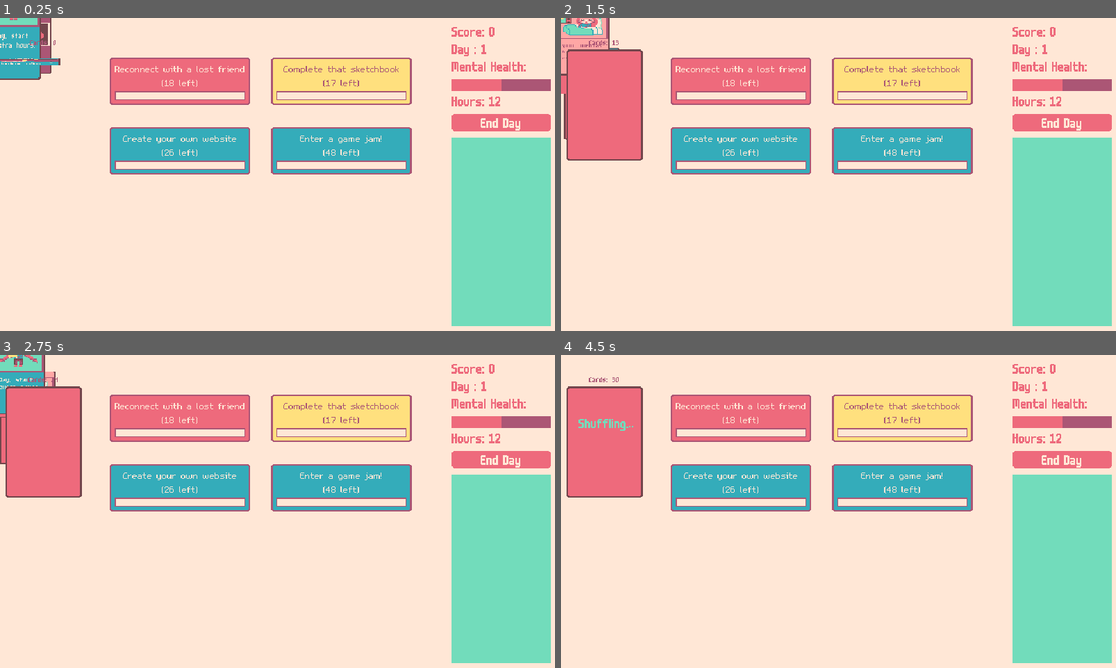
Above: before the commit, frames 1-4 (two rows, left to right).
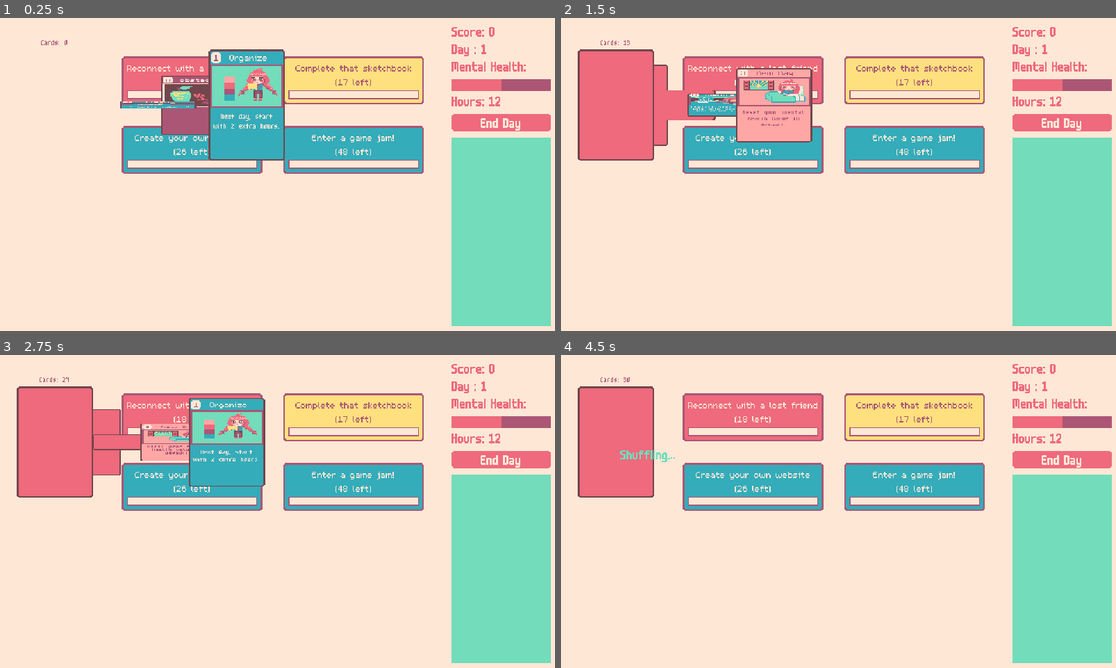
Above: after the commit, the same moments.

Repository: robert-brosh23/DeckbuilderGame
Game: Godot game, scene res://main.tscn
Same seed, same stepped clock (60 frames per second), same inputs: the game is played once before the commit and once after it.
Inputs (mouse positions are in pixels of both pictures, inside the frame that each line leads up to):
- Up to frame 1 (0.25 s): no input
- Up to frame 2 (1.5 s): click "End Day" at 0.5 s; click "End Day" at 1.25 s
- Up to frame 3 (2.75 s): click "End Day" at 2 s
- Up to frame 4 (4.5 s): move the mouse to (960, 495) at 2.77 s; click (960, 495) at 2.85 s; move the mouse to (727, 527) at 3.52 s; click (727, 527) at 3.6 s; tap Enter at 4.25 s; move the mouse to (894, 442) at 4.27 s; tap E (discard_card_from_deck) at 4.35 s

The runs differ from the first frame. In frame 1, 11% of the frame differs, in the area x 0-77%, y 0-50%; in frame 2, 13%; in frame 3, 13%; in frame 4, 8.0%.

Commit message:
card rewards

Diff:
--- a/card/card.gd
+++ b/card/card.gd
@@ -33,7 +33,7 @@
 var state: states = states.NOT_IN_HAND
 var promise_queue: PromiseQueue
 
-enum states {READY, NOT_IN_HAND, HOVERING, DRAGGING, PLAYING, RETURNING}
+enum states {READY, NOT_IN_HAND, HOVERING, DRAGGING, PLAYING, RETURNING, PREVIEW_PICKING}
 
 ## Creates a new card, given the card_data
 static func create_card(card_data: CardData) -> Card:
--- a/card/card_data/cards/lock_in.tres
+++ /dev/null
@@ -1,12 +0,0 @@
-[gd_resource type="Resource" script_class="CardData" load_steps=2 format=3 uid="uid://b43ylmbd4eji6"]
-
-[ext_resource type="Script" uid="uid://bevi4n8n1jvud" path="res://card/card_data/card_data.gd" id="1_6xnth"]
-
-[resource]
-script = ExtResource("1_6xnth")
-card_name = "Lock In"
-card_cost = 5
-card_description = null
-card_type = null
-card_title_offset = null
-metadata/_custom_type_script = "uid://bevi4n8n1jvud"
--- a/cards_controller/cards_controller.gd
+++ b/cards_controller/cards_controller.gd
@@ -20,8 +20,9 @@
 	var result = await result_signal
 	return result
 
-func _create_card(card_data: CardData) -> Card:
+func _create_card(card_data: CardData, spawn_pos: Vector2 = Vector2(300,100)) -> Card:
 	var card = Card.create_card(card_data)
+	card.global_position = spawn_pos
 	card.promise_queue = promise_queue
 	CardsCollection.add_child(card)
 	deck.add_card(card)
@@ -136,3 +137,9 @@
 
 func receiving_input() -> bool:
 	return GameManager.receiving_input
+
+func pause_queue() -> void:
+	promise_queue.paused = true
+
+func unpause_queue() -> void:
+	promise_queue.paused = false
--- a/deck/deck.gd
+++ b/deck/deck.gd
@@ -3,13 +3,16 @@
 
 const CARD_MOVEMENT_DURATION := 1.0
 
-@onready var card_amount_label := $CardAmountLabel
-@onready var shuffling_text := $ShufflingText
+@export var card_amount_label: Label
+@export var shuffling_text: RichTextLabel
 
 var promise_queue: PromiseQueue
 
 func _ready() -> void:
 	shuffling_text.visible = false
+	card_amount_label.global_position = global_position + Vector2(-44, -80)
+	shuffling_text.global_position = global_position
+
 	_update_card_number_text()
 
 func _process(delta: float) -> void:
--- a/deck/deck.tscn
+++ b/deck/deck.tscn
@@ -4,31 +4,29 @@
 [ext_resource type="FontFile" uid="uid://c6lfcmqrq1huc" path="res://fonts/m3x6.ttf" id="2_rqbxk"]
 [ext_resource type="FontFile" uid="uid://b5jqc46nd8338" path="res://fonts/m6x11.ttf" id="3_pihgb"]
 
-[node name="Deck" type="Control" groups=["deck"]]
+[node name="Deck" type="Control" node_paths=PackedStringArray("card_amount_label", "shuffling_text") groups=["deck"]]
 layout_mode = 3
 anchors_preset = 0
 script = ExtResource("1_rqbxk")
+card_amount_label = NodePath("CanvasLayer/CardAmountLabel")
+shuffling_text = NodePath("CanvasLayer/ShufflingText")
 
-[node name="CardAmountLabel" type="Label" parent="."]
+[node name="CanvasLayer" type="CanvasLayer" parent="."]
+
+[node name="CardAmountLabel" type="Label" parent="CanvasLayer"]
 z_index = 2
-layout_mode = 0
-offset_left = -44.0
-offset_top = -80.0
-offset_right = 44.0
-offset_bottom = -65.0
+offset_right = 88.0
+offset_bottom = 15.0
 pivot_offset = Vector2(43, 0)
 theme_override_colors/font_color = Color(0.670588, 0.337255, 0.458824, 1)
 theme_override_fonts/font = ExtResource("2_rqbxk")
 text = "Cards"
 horizontal_alignment = 1
 
-[node name="ShufflingText" type="RichTextLabel" parent="."]
+[node name="ShufflingText" type="RichTextLabel" parent="CanvasLayer"]
 z_index = 5
-layout_mode = 0
-offset_left = -35.0
-offset_top = -36.0
-offset_right = 43.0
-offset_bottom = -7.0
+offset_right = 78.0
+offset_bottom = 29.0
 theme_override_colors/default_color = Color(0.447059, 0.862745, 0.733333, 1)
 theme_override_fonts/normal_font = ExtResource("3_pihgb")
 theme_override_font_sizes/normal_font_size = 16
--- a/main.gd
+++ b/main.gd
@@ -25,6 +25,8 @@
 		debug_select_cards()
 	if Input.is_action_just_pressed("debug_apply_progress"):
 		debug_apply_progress()
+	if Input.is_action_just_pressed("debug_add_new_card"):
+		debug_add_new_card()
 
 func debug_draw_card_from_deck() -> void:
 	CardsController.enqueue_draw_card_from_deck()
@@ -49,3 +51,6 @@
 
 func debug_apply_progress() -> void:
 	$ProjectsManager.projects[0].progress(1)
+
+func debug_add_new_card() -> void:
+	$CanvasLayer/CardRewardsMenu.preview_cards(CardData.CARD_TYPE.TECH)
--- a/main.tscn
+++ b/main.tscn
@@ -1,16 +1,16 @@
-[gd_scene load_steps=22 format=3 uid="uid://bichiffgvkfhu"]
+[gd_scene load_steps=23 format=3 uid="uid://bichiffgvkfhu"]
 
 [ext_resource type="Script" uid="uid://u0mnuqqb4b1p" path="res://main.gd" id="1_0xm2m"]
 [ext_resource type="PackedScene" uid="uid://dd5tbk86qnuwn" path="res://deck/deck.tscn" id="2_0xm2m"]
 [ext_resource type="Script" uid="uid://bevi4n8n1jvud" path="res://card/card_data/card_data.gd" id="4_4c57u"]
 [ext_resource type="PackedScene" uid="uid://cprtqlg155quc" path="res://hand/hand.tscn" id="4_lquwl"]
-[ext_resource type="Resource" uid="uid://mx5qkjxwk2ye" path="res://card/card_data/cards/meditation.tres" id="5_4c57u"]
+[ext_resource type="Resource" uid="uid://mx5qkjxwk2ye" path="res://card/card_data/cards/logic/meditation.tres" id="5_4c57u"]
 [ext_resource type="PackedScene" uid="uid://bwina4q0qfyxh" path="res://ui/main_ui/main_ui.tscn" id="5_7mycd"]
-[ext_resource type="Resource" uid="uid://c68uppt7623iv" path="res://card/card_data/cards/organize.tres" id="6_efxa6"]
-[ext_resource type="Resource" uid="uid://dmb3ppe5ys6wu" path="res://card/card_data/cards/small_step.tres" id="7_dg77c"]
-[ext_resource type="Resource" uid="uid://c0wb7tjaoet3m" path="res://card/card_data/cards/new_day.tres" id="8_5vw27"]
-[ext_resource type="Resource" uid="uid://dubw1i8dw6h3h" path="res://card/card_data/cards/brain_blast.tres" id="8_efxa6"]
-[ext_resource type="Resource" uid="uid://brgue6g2tmhlw" path="res://card/card_data/cards/clean.tres" id="8_ycdy4"]
+[ext_resource type="Resource" uid="uid://c68uppt7623iv" path="res://card/card_data/cards/logic/organize.tres" id="6_efxa6"]
+[ext_resource type="Resource" uid="uid://dmb3ppe5ys6wu" path="res://card/card_data/cards/creativity/small_step.tres" id="7_dg77c"]
+[ext_resource type="Resource" uid="uid://c0wb7tjaoet3m" path="res://card/card_data/cards/wisdom/new_day.tres" id="8_5vw27"]
+[ext_resource type="Resource" uid="uid://dubw1i8dw6h3h" path="res://card/card_data/cards/logic/brain_blast.tres" id="8_efxa6"]
+[ext_resource type="Resource" uid="uid://brgue6g2tmhlw" path="res://card/card_data/cards/logic/clean.tres" id="8_ycdy4"]
 [ext_resource type="Texture2D" uid="uid://757rgbcodfs" path="res://sprites/comparison.png" id="9_w48qg"]
 [ext_resource type="PackedScene" uid="uid://bvnrpwbicsfub" path="res://discard_pile/discard_pile.tscn" id="10_4c57u"]
 [ext_resource type="PackedScene" uid="uid://csdmhd25lpc0t" path="res://game_manager/game_manager.tscn" id="10_efxa6"]
@@ -20,6 +20,7 @@
 [ext_resource type="Resource" uid="uid://dvbax7yejq572" path="res://projects/project_data/projects/sketchbook.tres" id="18_getpj"]
 [ext_resource type="Resource" uid="uid://clvm7tu0lnpu0" path="res://projects/project_data/projects/website.tres" id="19_ryguw"]
 [ext_resource type="Resource" uid="uid://k50od3v6deh" path="res://projects/project_data/projects/game_jam.tres" id="20_d13ii"]
+[ext_resource type="PackedScene" uid="uid://buiy7n2187wtc" path="res://ui/card_rewards_menu/card_rewards_menu.tscn" id="21_getpj"]
 
 [sub_resource type="Resource" id="Resource_vivmo"]
 script = ExtResource("4_4c57u")
@@ -49,8 +50,12 @@
 
 [node name="MainUi" parent="CanvasLayer" instance=ExtResource("5_7mycd")]
 
-[node name="ColorRect" type="ColorRect" parent="."]
-z_index = -1
+[node name="CardRewardsMenu" parent="CanvasLayer" instance=ExtResource("21_getpj")]
+visible = false
+z_index = 6
+
+[node name="Background" type="ColorRect" parent="."]
+z_index = -10
 layout_mode = 1
 anchors_preset = -1
 anchor_left = 0.5
@@ -67,15 +72,17 @@
 [node name="Camera2D" type="Camera2D" parent="."]
 
 [node name="Deck" parent="." instance=ExtResource("2_0xm2m")]
-offset_left = -270.0
+z_index = -6
+offset_left = -257.0
 offset_top = -80.0
-offset_right = -270.0
+offset_right = -257.0
 offset_bottom = -80.0
 
 [node name="DiscardPile" parent="." instance=ExtResource("10_4c57u")]
-offset_left = -270.0
+z_index = -7
+offset_left = -257.0
 offset_top = 70.0
-offset_right = -270.0
+offset_right = -257.0
 offset_bottom = 70.0
 
 [node name="Hand" parent="." instance=ExtResource("4_lquwl")]
@@ -91,7 +98,8 @@
 offset_right = 640.0
 card_data_debug = Array[ExtResource("4_4c57u")]([ExtResource("8_ycdy4"), SubResource("Resource_vivmo"), ExtResource("6_ …(657 unchanged characters)…
 
-[node name="ColorRect6" type="ColorRect" parent="."]
+[node name="Mural" type="ColorRect" parent="."]
+z_index = -9
 layout_mode = 0
 offset_left = 200.0
 offset_top = -43.0
@@ -101,9 +109,10 @@
 color = Color(0.447059, 0.862745, 0.733333, 1)
 
 [node name="ProjectsManager" parent="." instance=ExtResource("15_vivmo")]
+z_index = -8
 layout_mode = 0
-offset_left = -204.0
-offset_top = -145.0
-offset_right = -204.0
-offset_bottom = -145.0
+offset_left = -190.0
+offset_top = -146.0
+offset_right = -190.0
+offset_bottom = -146.0
 debug_project_templates = Array[ExtResource("16_82xsv")]([ExtResource("17_82xsv"), ExtResource("18_getpj"), ExtResource("19_ryguw"), ExtResource("20_d13ii")])
--- a/project.godot
+++ b/project.godot
@@ -82,6 +82,11 @@
 "events": [Object(InputEventKey,"resource_local_to_scene":false,"resource_name":"","device":-1,"window_id":0,"alt_press …(192 unchanged characters)…
 ]
 }
+debug_add_new_card={
+"deadzone": 0.2,
+"events": [Object(InputEventKey,"resource_local_to_scene":false,"resource_name":"","device":-1,"window_id":0,"alt_pressed":false,"shift_pressed":false,"ctrl_pressed":false,"meta_pressed":false,"pressed":false,"keycode":0,"physical_keycode":79,"key_label":0,"unicode":111,"location":0,"echo":false,"script":null)
+]
+}
 
 [rendering]
 
--- a/projects/projects_manager/projects_manager.gd
+++ b/projects/projects_manager/projects_manager.gd
@@ -3,6 +3,7 @@
 @export var debug_project_templates: Array[ProjectResource]
 @export var project_grid_container: GridContainer
 
+var card_rewards_menu: CardRewardsMenu
 var project_scene = preload("res://projects/project.tscn")
 var projects : Array[Project] = []
 
@@ -22,6 +23,7 @@
 
 
 func _ready() -> void:
+	card_rewards_menu = get_tree().get_first_node_in_group("card_rewards_menu")
 	for project_template in debug_project_templates:
 		_create_project(project_template)
 
@@ -49,15 +51,19 @@
 func _project_finished(project: Project):
 	projects.erase(project)
 	project.queue_free()
+
+	card_rewards_menu.preview_cards(project.template.type)
+
 	await get_tree().create_timer(1.0).timeout
 
-	var pick
-	while pick is not ProjectResource:
+
+	var new_project_resource
+	while new_project_resource is not ProjectResource:
 		if project_resources_pool.is_empty():
 			print("out of projects")
 			return
-		pick = project_resources_pool[randi() % project_resources_pool.size()]
-		project_resources_pool.erase(pick)
+		new_project_resource = project_resources_pool[randi() % project_resources_pool.size()]
+		project_resources_pool.erase(new_project_resource)
 
 
-	_create_project(pick)
+	_create_project(new_project_resource)
--- /dev/null
+++ b/ui/card_rewards_menu/card_rewards_menu.gd
@@ -0,0 +1,62 @@
+class_name CardRewardsMenu
+extends Control
+
+const NUM_CARD_CHOICES = 3
+
+@export var cards_hbox_container: HBoxContainer
+
+var logic_card_resources_pool = FolderOperations.load_resources_from_folder("res://card/card_data/cards/logic/")
+var creativity_card_resources_pool := FolderOperations.load_resources_from_folder("res://card/card_data/cards/creativity/")
+var wisdom_card_resources_pool := FolderOperations.load_resources_from_folder("res://card/card_data/cards/wisdom/")
+var curr_choices: Array[Card]
+
+func _process(delta: float) -> void:
+	if !visible:
+		return
+	if !Input.is_action_just_pressed("click"):
+		return
+	var mouse_pos = get_viewport().get_mouse_position()
+	print(mouse_pos)
+	for card in curr_choices:
+		if mouse_pos.y > card.panel.global_position.y && \
+				mouse_pos.y < card.panel.global_position.y + card.panel.size.y && \
+				mouse_pos.x > card.panel.global_position.x && \
+				mouse_pos.x < card.panel.global_position.x + card.panel.size.x:
+			card_picked(card)
+			return
+
+
+func create_card_preview(card_data: CardData) -> Card:
+	return Card.create_card(card_data)
+
+func preview_cards(project_type: ProjectResource.project_type):
+	CardsController.pause_queue()
+
+	var pool: Array[Resource]
+	match project_type:
+		ProjectResource.project_type.LOGIC:
+			pool = logic_card_resources_pool
+		ProjectResource.project_type.CREATIVITY:
+			pool = creativity_card_resources_pool
+		ProjectResource.project_type.WISDOM:
+			pool = wisdom_card_resources_pool
+
+	for i in range (0, NUM_CARD_CHOICES):
+		var pick = pool[randi() % pool.size()]
+		var card_preview = create_card_preview(pick)
+		card_preview.state = Card.states.PREVIEW_PICKING
+		cards_hbox_container.add_child(card_preview)
+		curr_choices.append(card_preview)
+	visible = true
+
+func card_picked(card: Card):
+	visible = false
+	CardsController._create_card(card.card_data, card.global_position)
+	CardsController.unpause_queue()
+
+	curr_choices.clear()
+	for child in cards_hbox_container.get_children():
+		child.queue_free()
+
+func _ready() -> void:
+	visible = false
--- /dev/null
+++ b/ui/card_rewards_menu/card_rewards_menu.tscn
@@ -0,0 +1,52 @@
+[gd_scene load_steps=3 format=3 uid="uid://buiy7n2187wtc"]
+
+[ext_resource type="Script" uid="uid://buxjmutojq6ho" path="res://ui/card_rewards_menu/card_rewards_menu.gd" id="1_kqkvr"]
+[ext_resource type="FontFile" uid="uid://b0rxba54kbo4h" path="res://fonts/m6x11plus.ttf" id="2_3kutq"]
+
+[node name="CardRewardsMenu" type="Control" node_paths=PackedStringArray("cards_hbox_container") groups=["card_rewards_menu"]]
+layout_mode = 3
+anchors_preset = 15
+anchor_right = 1.0
+anchor_bottom = 1.0
+grow_horizontal = 2
+grow_vertical = 2
+script = ExtResource("1_kqkvr")
+cards_hbox_container = NodePath("MarginContainer/VBoxContainer/HBoxContainer")
+
+[node name="ColorRect" type="ColorRect" parent="."]
+layout_mode = 1
+anchors_preset = 15
+anchor_right = 1.0
+anchor_bottom = 1.0
+grow_horizontal = 2
+grow_vertical = 2
+color = Color(1, 0.905882, 0.839216, 1)
+
+[node name="MarginContainer" type="MarginContainer" parent="."]
+layout_mode = 1
+anchors_preset = 15
+anchor_right = 1.0
+anchor_bottom = 1.0
+grow_horizontal = 2
+grow_vertical = 2
+theme_override_constants/margin_top = 20
+
+[node name="VBoxContainer" type="VBoxContainer" parent="MarginContainer"]
+layout_mode = 2
+size_flags_vertical = 0
+theme_override_constants/separation = 100
+
+[node name="Label" type="Label" parent="MarginContainer/VBoxContainer"]
+layout_mode = 2
+size_flags_horizontal = 4
+theme_override_colors/font_color = Color(0.933333, 0.415686, 0.486275, 1)
+theme_override_fonts/font = ExtResource("2_3kutq")
+theme_override_font_sizes/font_size = 36
+text = "Project Completed!
+Pick a card to add to your deck."
+horizontal_alignment = 1
+
+[node name="HBoxContainer" type="HBoxContainer" parent="MarginContainer/VBoxContainer"]
+layout_mode = 2
+theme_override_constants/separation = 120
+alignment = 1
Renamed: card/card_data/cards/small_step.tres -> card/card_data/cards/creativity/small_step.tres
Renamed: card/card_data/cards/brain_blast.tres -> card/card_data/cards/logic/brain_blast.tres
Renamed: card/card_data/cards/clean.tres -> card/card_data/cards/logic/clean.tres
Renamed: card/card_data/cards/meditation.tres -> card/card_data/cards/logic/meditation.tres
Renamed: card/card_data/cards/organize.tres -> card/card_data/cards/logic/organize.tres
Renamed: card/card_data/cards/new_day.tres -> card/card_data/cards/wisdom/new_day.tres
Not shown, added: ui/card_rewards_menu/card_rewards_menu.gd.uid
